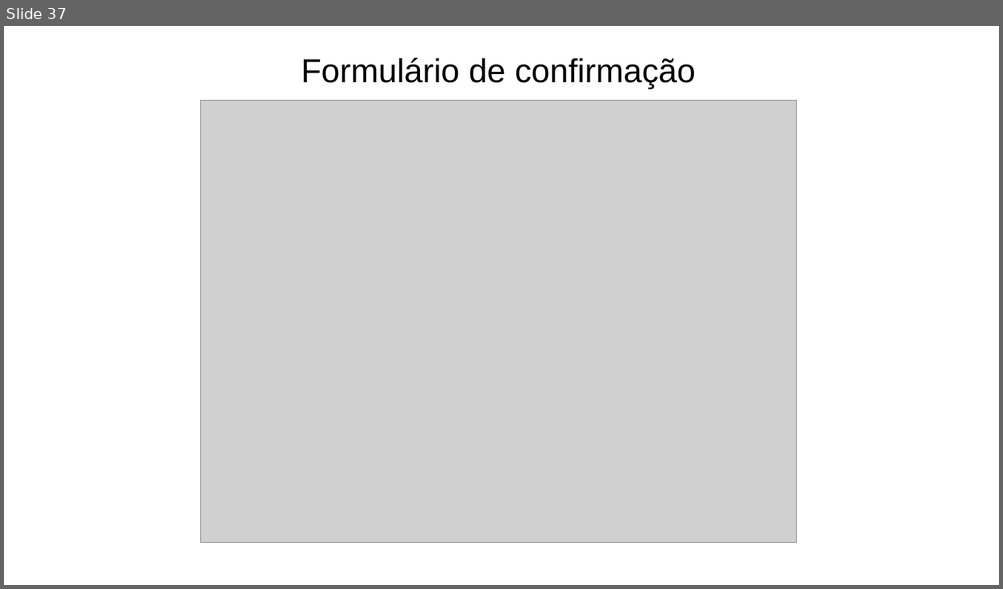
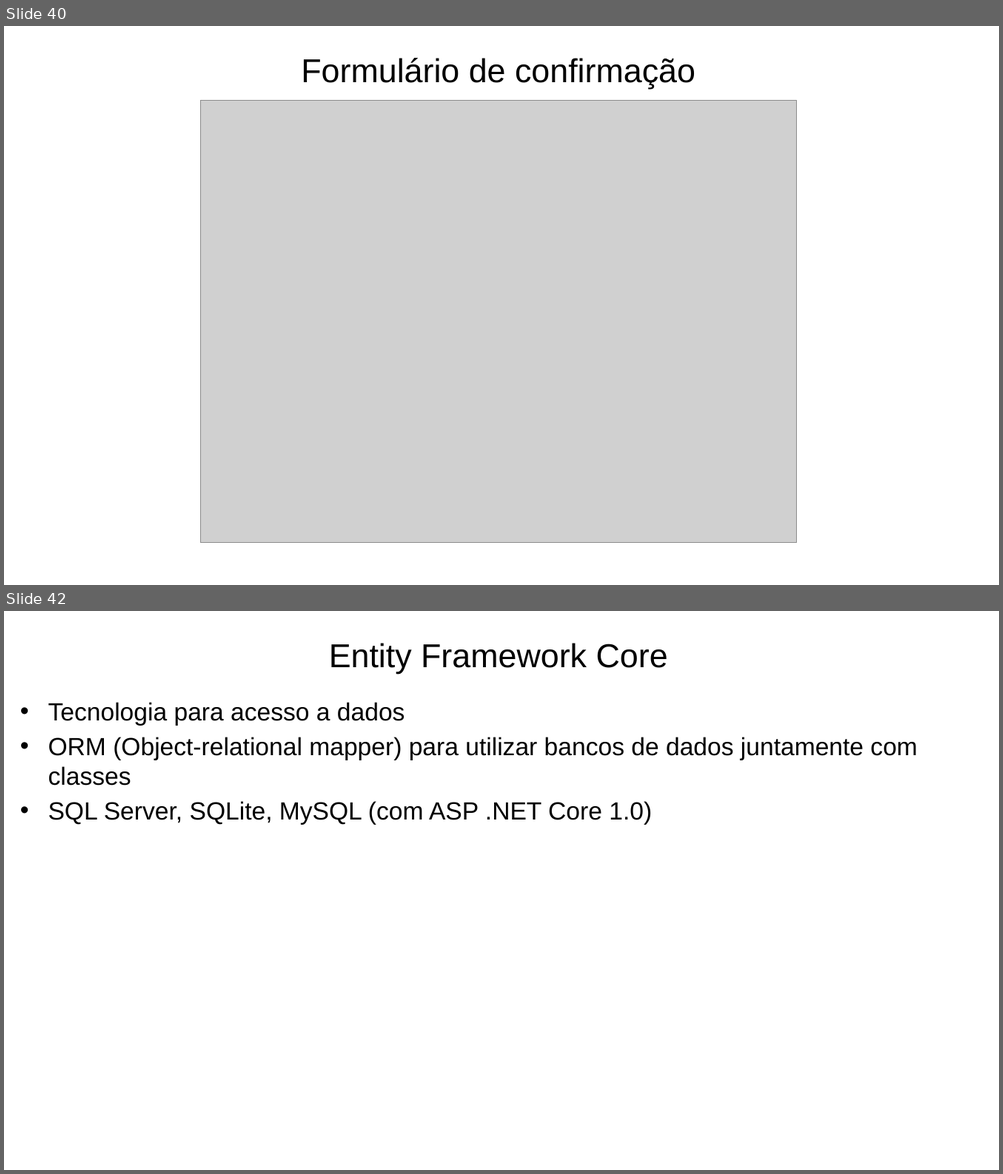
Before and after one commit to prodest/workshop-aspnet-core-mvc, a slide deck: workshop-aspnet-core-mvc.pptx. Shown one above the other, each under a label of ours: slide 37 before the commit, slides 40 and 42 after it; the slides between them are not shown. The pictures are 1003x589 and 1003x1174 pixels, drawn with LibreOffice and Linux fonts; fonts in the diff are those of the drawing; grey boxes stand for pictures; background and template pictures are left out. Boxes give left, top, right and bottom in pixels: in the first picture for what was removed or moved away, otherwise in the second. Text is boxed around its words. In the diff, an @@ line names an element or a change of style, - is before the commit and + after.

```diff
--- a/workshop-aspnet-core-mvc.pptx
+++ b/workshop-aspnet-core-mvc.pptx
@@ slide 42 added at box(4, 611, 999, 1170), background #FFFFFF @@
@@ text added at box(329, 643, 668, 674), 32 pt, text #000000 @@
+Entity Framework Core
@@ text added at box(48, 702, 916, 825), 24 pt, text #000000 @@
+• Tecnologia para acesso a dados
+• ORM (Object-relational mapper) para utilizar bancos de dados juntamente com classes
+• SQL Server, SQLite, MySQL (com ASP .NET Core 1.0)
@@ what was slide 37 is now slide 40 @@
```
Also in this commit, not shown: 3 slides changed, 10 other slides added, 12 other files.
